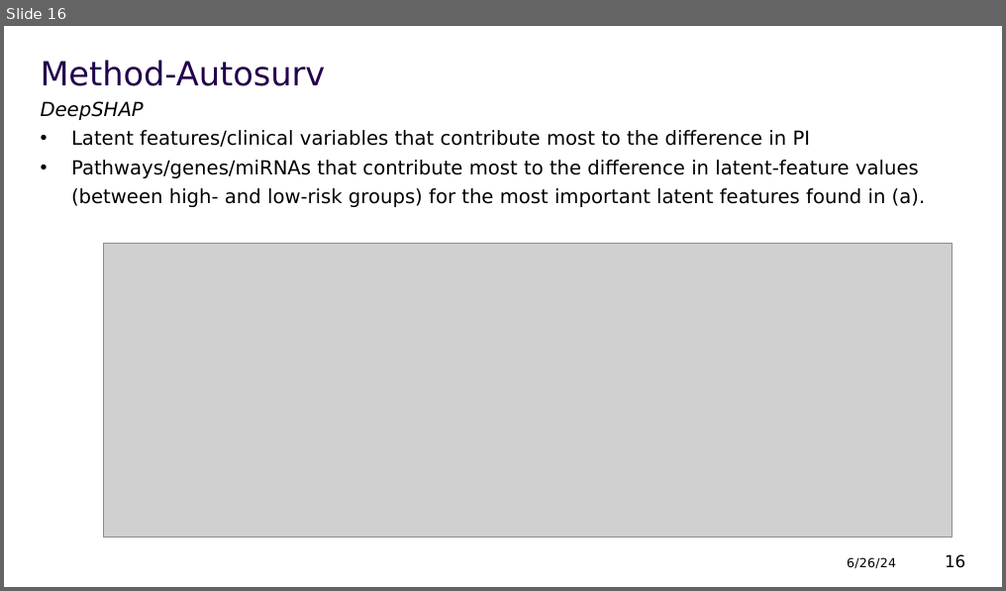
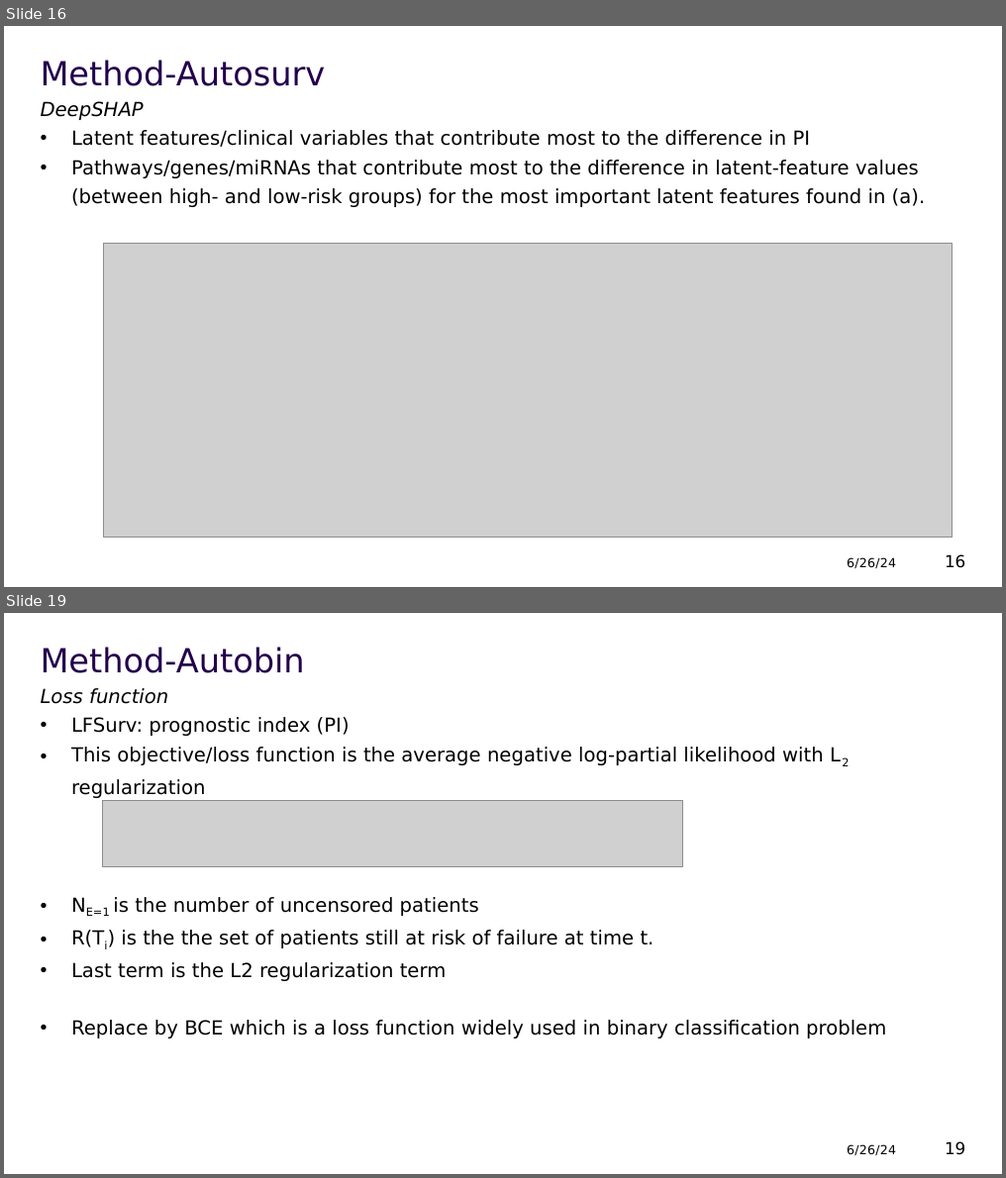
Before and after one commit to ywu39393/Autosurv, a slide deck: Summary/Summary.pptx. Shown one above the other, each under a label of ours: slide 16 before the commit, slides 16 and 19 after it; the slides between them are not shown. The pictures are 1006x591 and 1006x1178 pixels, drawn with LibreOffice and Linux fonts; fonts in the diff are those of the drawing; grey boxes stand for pictures; background and template pictures are left out. Boxes give left, top, right and bottom in pixels: in the first picture for what was removed or moved away, otherwise in the second. Text is boxed around its words. In the diff, an @@ line names an element or a change of style, - is before the commit and + after.

Commit message:
update autobin

```diff
--- a/Summary/Summary.pptx
+++ b/Summary/Summary.pptx
@@ slide 19 added at [4,613,1002,1174], background #FFFFFF @@
@@ title added at [41,647,305,673], 24 pt, text #23004C @@
+Method-Autobin
@@ text added at [41,688,168,704], 14 pt, text #000000, italic @@
+Loss function
@@ text added at [71,717,886,1039], 14 pt, text #000000 @@
+• LFSurv: prognostic index (PI)
+• This objective/loss function is the average negative log-partial likelihood with L2 regularization
+• NE=1 is the number of uncensored patients
+• R(Ti) is the the set of patients still at risk of failure at time t.
+• Last term is the L2 regularization term
+• Replace by BCE which is a loss function widely used in binary classification problem
@@ picture added at [102,801,682,866] @@
@@ text added at [846,1145,896,1156], 9 pt, text #000000 @@
+6/26/24
@@ page number added at [944,1142,965,1156], 12 pt, text #000000 @@
+19
```
Also in this commit, not shown: 1 slide changed, 4 other slides added, 2 other files.
